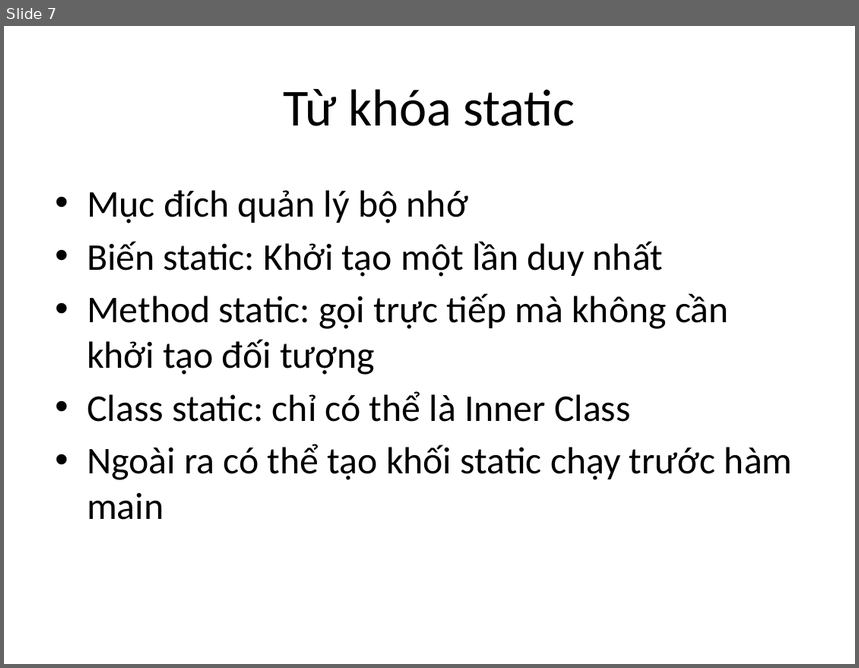
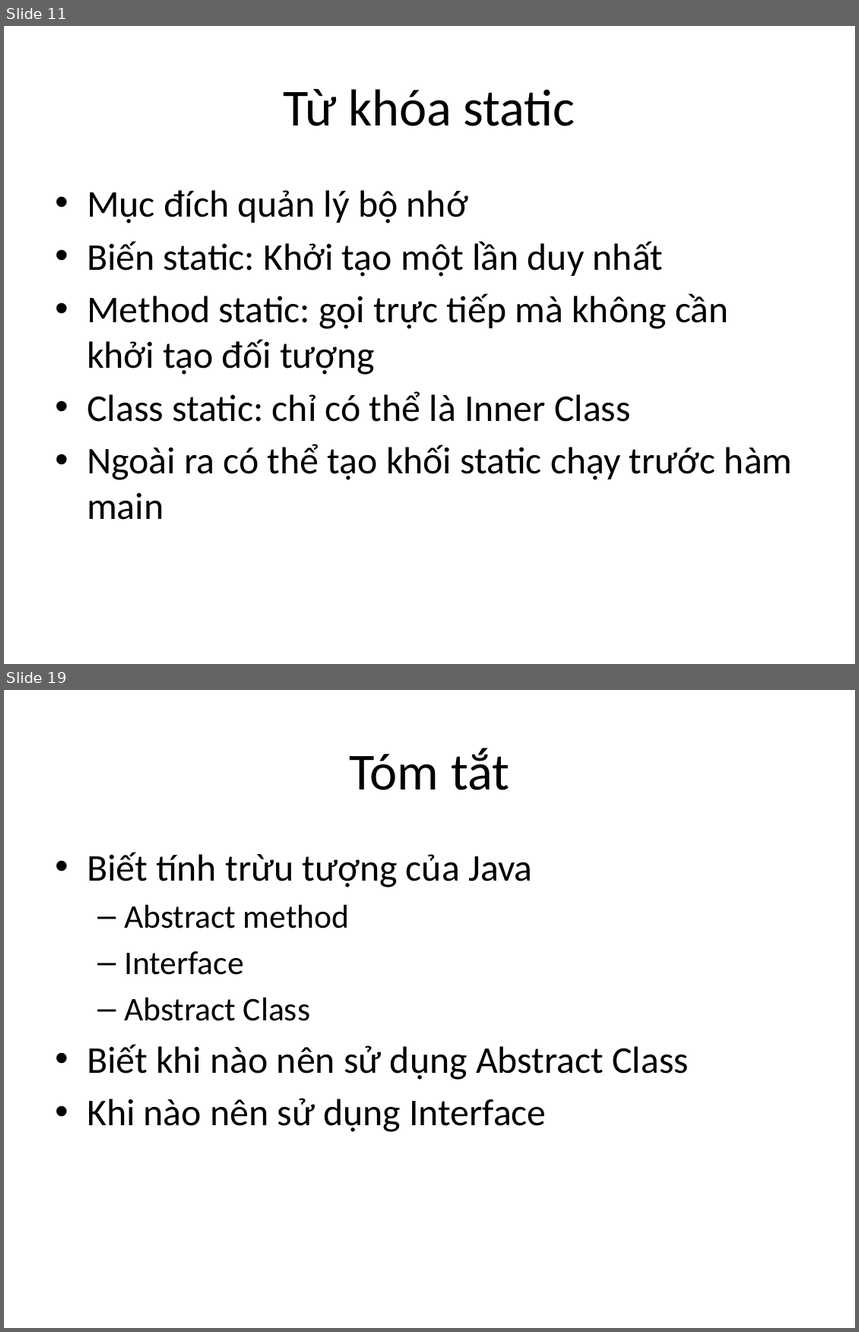
Before and after one commit to phithanh97cs/T3H, a slide deck: 5. Other/Free/Abstract and Interface.pptx. Shown one above the other, each under a label of ours: slide 7 before the commit, slides 11 and 19 after it; the slides between them are not shown. The pictures are 859x668 and 859x1332 pixels, drawn with LibreOffice and Linux fonts; fonts in the diff are those of the drawing. Boxes give left, top, right and bottom in pixels: in the first picture for what was removed or moved away, otherwise in the second. Text is boxed around its words. In the diff, an @@ line names an element or a change of style, - is before the commit and + after.

```diff
--- a/5. Other/Free/Abstract and Interface.pptx
+++ b/5. Other/Free/Abstract and Interface.pptx
@@ slide 19 added at [4, 690, 855, 1328], background #FFFFFF @@
@@ title added at [350, 748, 509, 790], 44 pt, text #000000 @@
+Tóm tắt
@@ text added at [87, 852, 689, 1132], 32 pt, text #000000 @@
+• Biết tính trừu tượng của Java
+  – Abstract method
+  – Interface
+  – Abstract Class
+• Biết khi nào nên sử dụng Abstract Class
+• Khi nào nên sử dụng Interface
@@ what was slide 7 is now slide 11 @@
```
Also in this commit, not shown: 1 slide changed, 12 other slides added, 12 slides removed, 10 other files.
